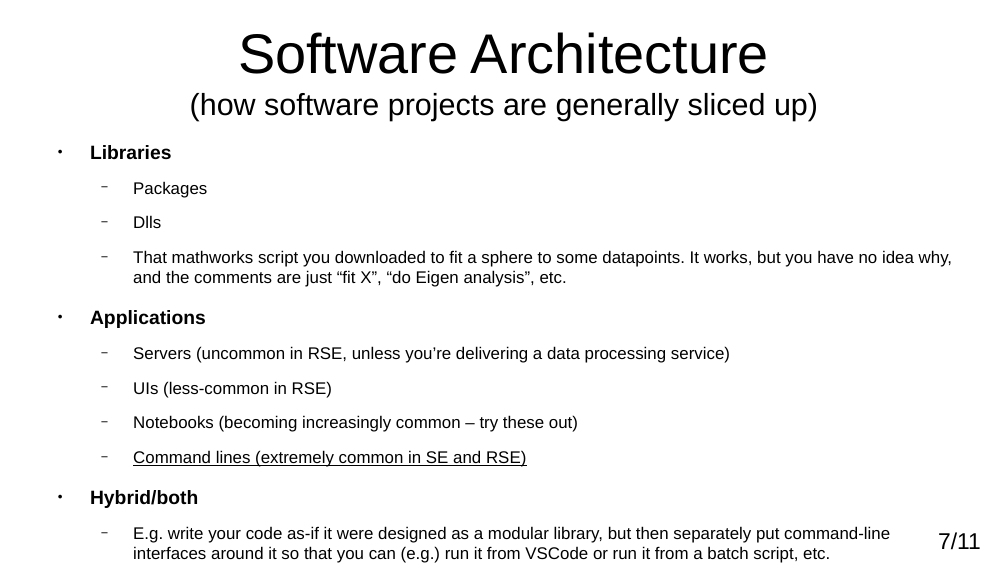
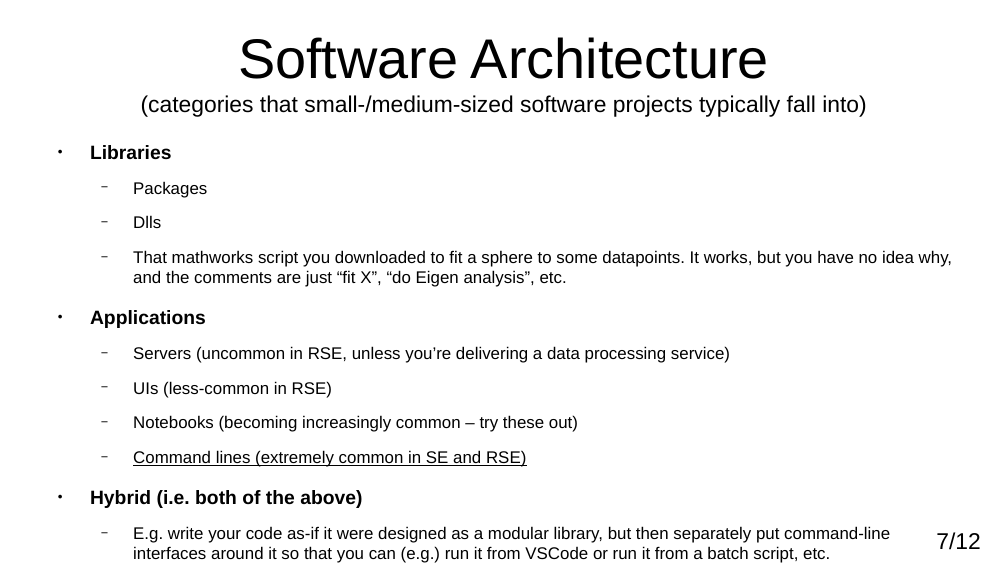
Before and after one commit to adamkewley/rse-meetups, a slide deck: slide 7 of 3_SoftwareDesign/PresentationSlides.odp. Drawn at 1008x567 pixels with LibreOffice and Linux fonts; fonts in the diff are those of the drawing. Boxes give left, top, right and bottom in pixels: in the first picture for what was removed or moved away, otherwise in the second. Text is boxed around its words. In the diff, an @@ line names an element or a change of style, - is before the commit and + after.

```diff
--- a/3_SoftwareDesign/PresentationSlides.odp
+++ b/3_SoftwareDesign/PresentationSlides.odp
@@ title at [141,37,866,117]: text changed; size 24 to 18 pt @@
-Software Architecture
-(how software projects are generally sliced up)
+Software Architecture
+(categories that small-/medium-sized software projects typically fall into)
@@ text at [90,490,362,508]: text changed @@
-● Hybrid/both
+● Hybrid (i.e. both of the above)
@@ page number at [936,532,980,550]: text changed @@
-7/11
+7/12
```
Also in this commit, not shown: 5 other slides changed, 1 slide added.
